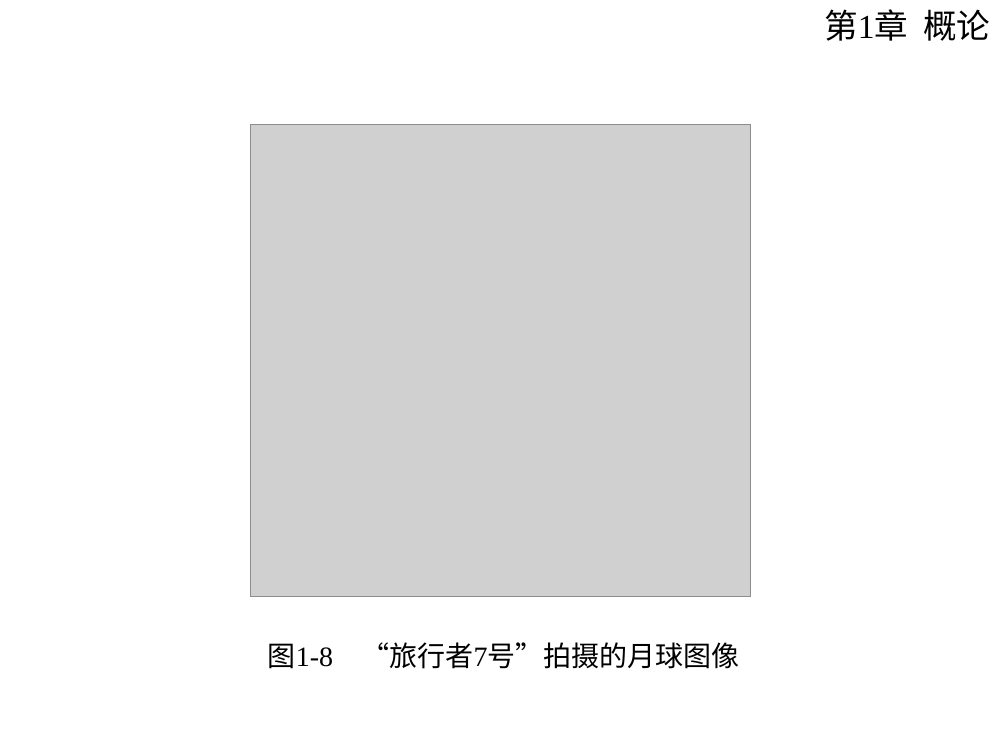
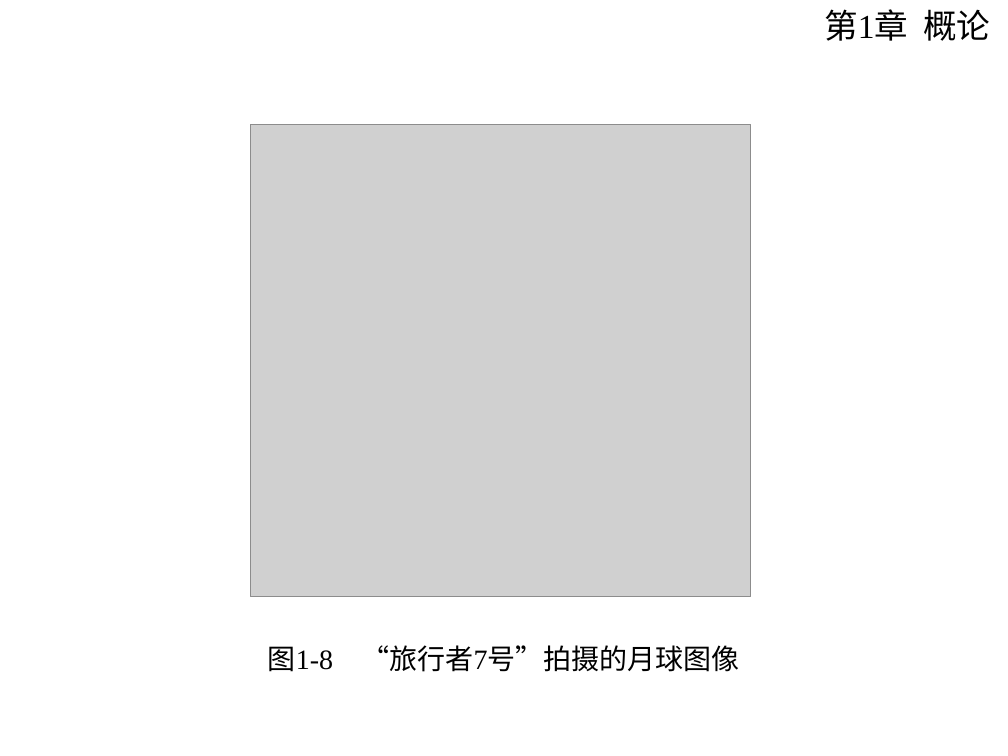
Before and after one commit to ZJWang9928/Own-Notes, a slide deck: slide 33 of 数字图像处理/教材自带ppt/第1章.ppt. Drawn at 1008x756 pixels with LibreOffice and Linux fonts; fonts in the diff are those of the drawing; grey boxes stand for pictures; background and template pictures are left out. Boxes give left, top, right and bottom in pixels: in the first picture for what was removed or moved away, otherwise in the second. Text is boxed around its words. In the diff, an @@ line names an element or a change of style, - is before the commit and + after.

```diff
--- a/数字图像处理/教材自带ppt/第1章.ppt
+++ b/数字图像处理/教材自带ppt/第1章.ppt
@@ text "图1-8 “旅行者7号”拍摄的月球图像" at box(268, 645, 740, 672): line spacing 1.1 to 1.2 @@
```
Also in this commit, not shown: 24 other slides changed, 2 other files.
